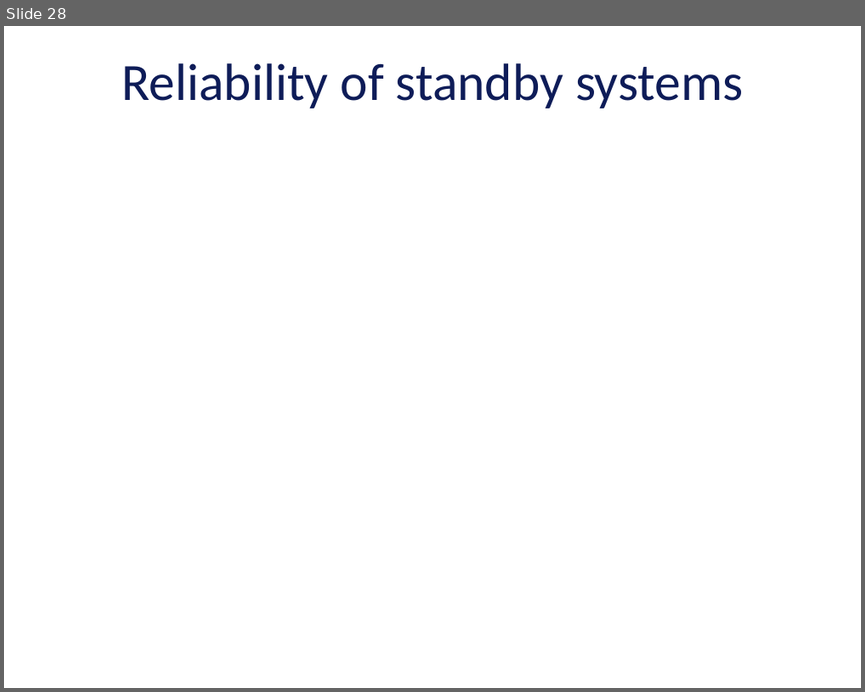
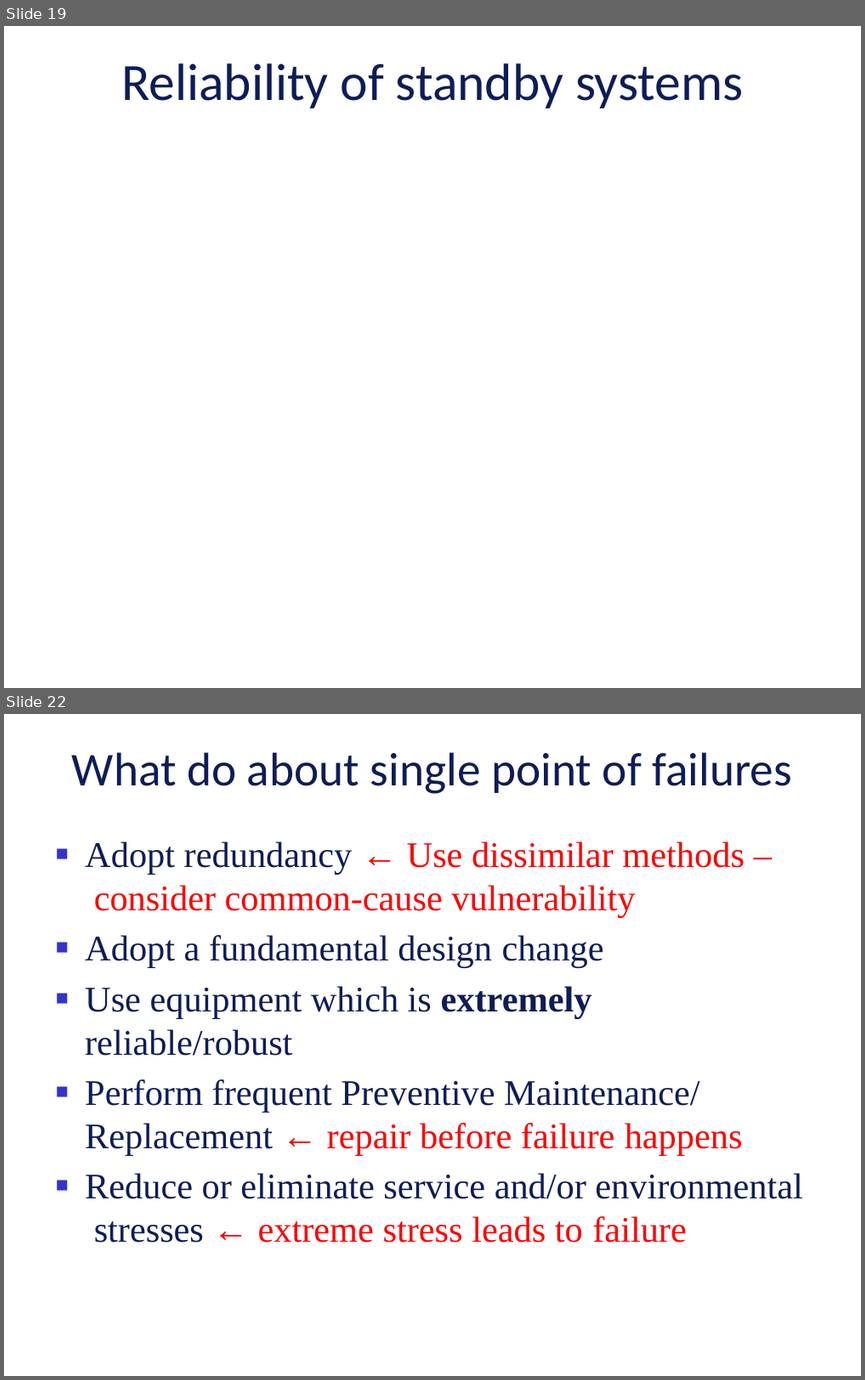
Before and after one commit to vu-resilient-distributed-systems/lectures-fall-2019, a slide deck: Module-3-reliability/02_3_ReliabilityBlockDiagramsAndFaultTree.pptx. Shown one above the other, each under a label of ours: slide 28 before the commit, slides 19 and 22 after it; the slides between them are not shown. The pictures are 865x692 and 865x1380 pixels, drawn with LibreOffice and Linux fonts; fonts in the diff are those of the drawing; grey boxes stand for pictures; background and template pictures are left out. Boxes give left, top, right and bottom in pixels: in the first picture for what was removed or moved away, otherwise in the second. Text is boxed around its words. In the diff, an @@ line names an element or a change of style, - is before the commit and + after.

```diff
--- a/Module-3-reliability/02_3_ReliabilityBlockDiagramsAndFaultTree.pptx
+++ b/Module-3-reliability/02_3_ReliabilityBlockDiagramsAndFaultTree.pptx
@@ slide 22 added at [4,714,861,1376], background picture (left out) @@
@@ title added at [72,752,793,794], 43.6 pt, text #0E1C58 @@
+What do about single point of failures
@@ text added at [85,842,802,1243], 33.3 pt, text #0E1C58 @@
+■ Adopt redundancy ← Use dissimilar methods – consider common-cause vulnerability
+■ Adopt a fundamental design change
+■ Use equipment which is extremely reliable/robust
+■ Perform frequent Preventive Maintenance/ Replacement ← repair before failure happens
+■ Reduce or eliminate service and/or environmental stresses ← extreme stress leads to failure
@@ what was slide 28 is now slide 19 @@
```
Also in this commit, not shown: 1 slide changed, 23 other slides added, 9 slides removed.
